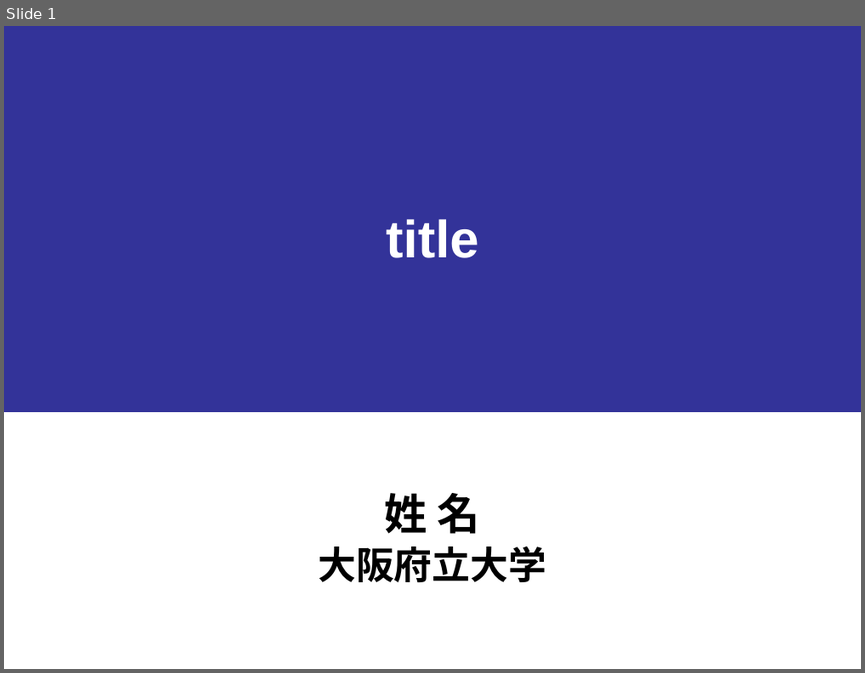
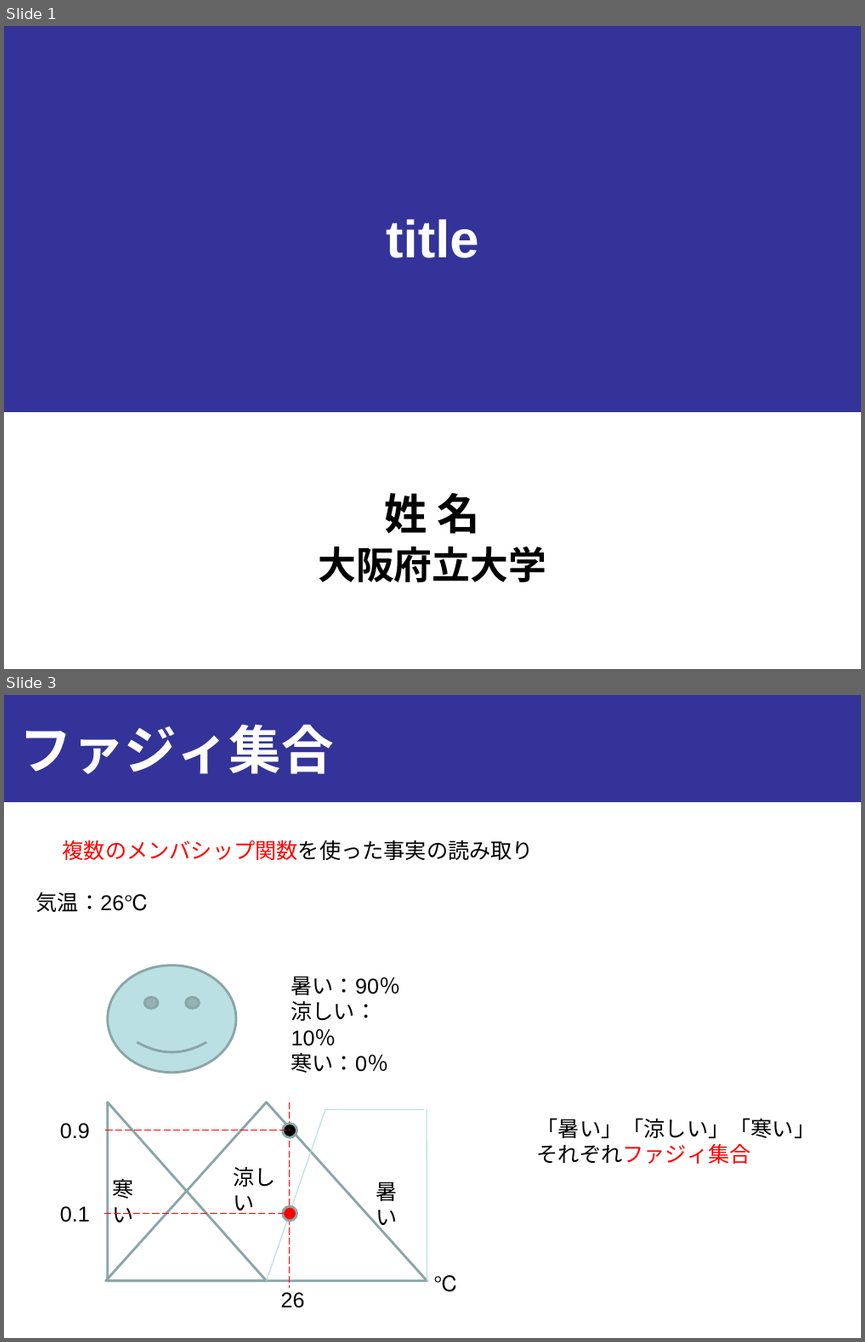
Before and after one commit to onikUone/Junior, a slide deck: Junior_下書き.pptx. Shown one above the other, each under a label of ours: slide 1 before the commit, slides 1 and 3 after it; the slides between them are not shown. The pictures are 865x673 and 865x1342 pixels, drawn with LibreOffice and Linux fonts; fonts in the diff are those of the drawing. Boxes give left, top, right and bottom in pixels: in the first picture for what was removed or moved away, otherwise in the second. Text is boxed around its words. In the diff, an @@ line names an element or a change of style, - is before the commit and + after.

Commit message:
ex3 スライド取り込み

```diff
--- a/Junior_下書き.pptx
+++ b/Junior_下書き.pptx
@@ slide 3 added at (x1=4, y1=695, x2=861, y2=1338), background #FFFFFF @@
@@ rectangle added at (x1=4, y1=695, x2=861, y2=802), fill #333399, outline #333399 0.75 pt @@
@@ title added at (x1=19, y1=724, x2=334, y2=774), 44 pt, text #FFFFFF, bold @@
+ファジィ集合
@@ text added at (x1=63, y1=839, x2=534, y2=860), 18 pt, text #FF0000 @@
+複数のメンバシップ関数を使った事実の読み取り
@@ text added at (x1=36, y1=892, x2=149, y2=912), 18 pt, text #000000 @@
+気温：26℃
@@ smiley face added at (x1=108, y1=965, x2=236, y2=1072), fill #BBE0E3, outline #8AA6A8 2 pt @@
@@ text added at (x1=291, y1=976, x2=401, y2=1072), 18 pt, text #000000 @@
+暑い：90％
+涼しい：10％
+寒い：0％
@@ line added from (290, 1102) to (290, 1288), #FF0000 0.75 pt dashed @@
@@ ellipse added at (x1=283, y1=1123, x2=297, y2=1138), fill #000000, outline #8AA6A8 2 pt @@
@@ group added at (x1=60, y1=1102, x2=427, y2=1280): 5 texts, 3 lines, 2 triangles @@
+暑い
+涼しい
+寒い
+0.9
+0.1
@@ text added at (x1=537, y1=1117, x2=816, y2=1163), 18 pt, text #000000 @@
+「暑い」「涼しい」「寒い」
+それぞれファジィ集合
@@ line added from (105, 1130) to (290, 1130), #FF0000 0.75 pt dashed @@
@@ line added from (104, 1213) to (289, 1213), #FF0000 0.75 pt dashed @@
@@ ellipse added at (x1=283, y1=1206, x2=297, y2=1220), fill #FF0000, outline #8AA6A8 2 pt @@
@@ text added at (x1=433, y1=1275, x2=459, y2=1292), 18 pt, text #000000 @@
+℃
@@ text added at (x1=281, y1=1292, x2=305, y2=1308), 18 pt, text #000000 @@
+26
```
Also in this commit, not shown: 3 other slides added.
